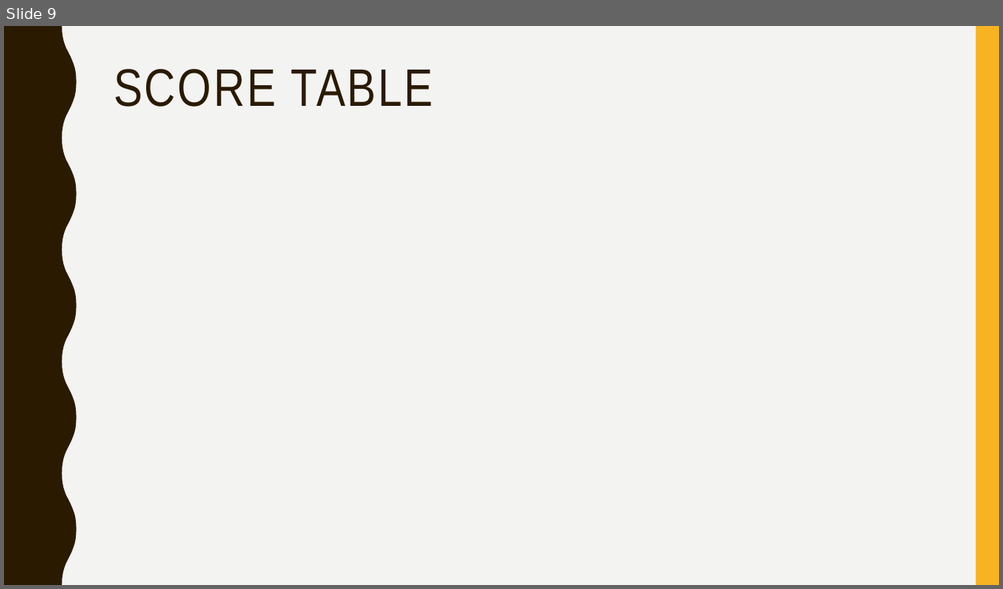
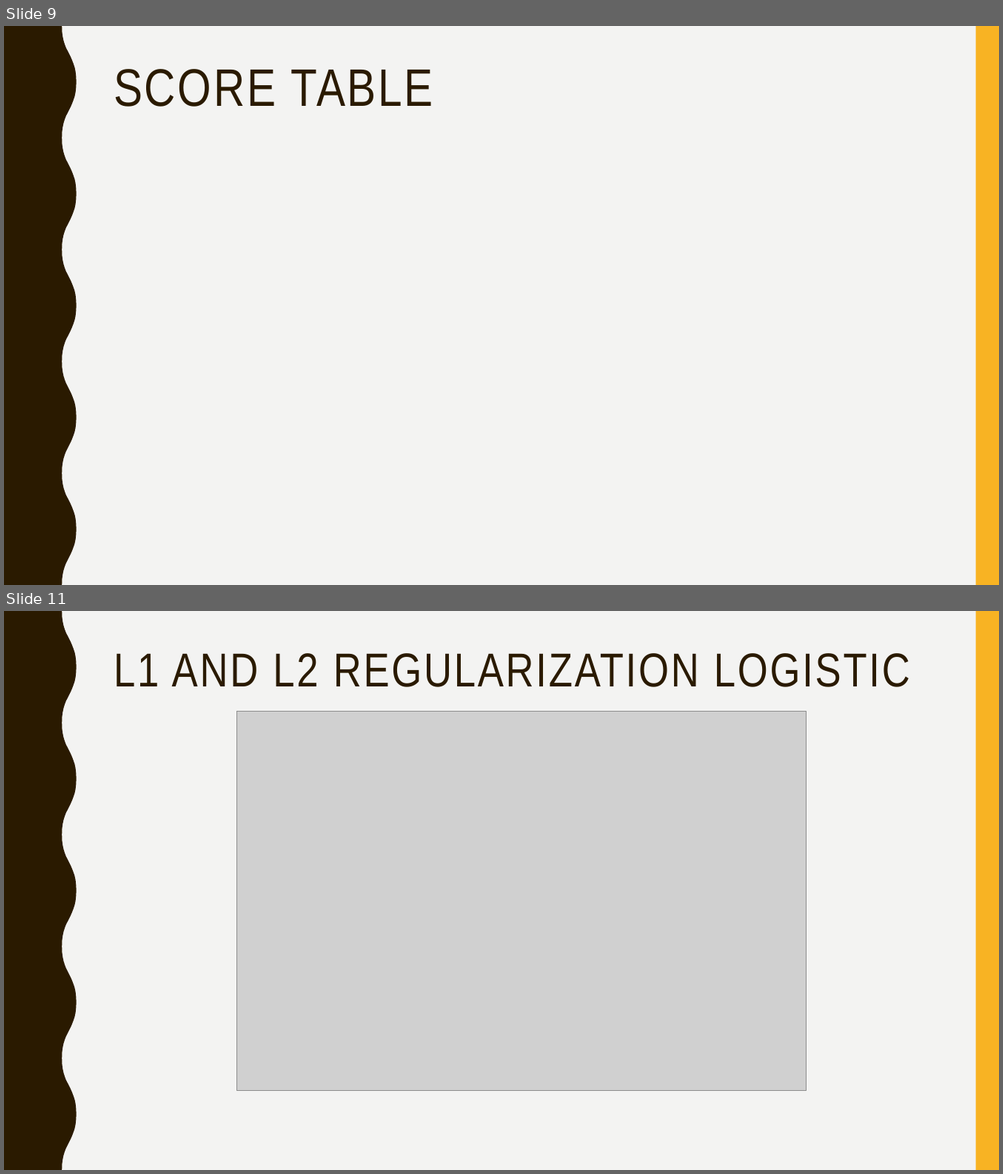
Before and after one commit to haonanou/MachineLearning_FinalProject, a slide deck: slides/ppt.pptx. Shown one above the other, each under a label of ours: slide 9 before the commit, slides 9 and 11 after it; the slides between them are not shown. The pictures are 1003x589 and 1003x1174 pixels, drawn with LibreOffice and Linux fonts; fonts in the diff are those of the drawing; grey boxes stand for pictures. Boxes give left, top, right and bottom in pixels: in the first picture for what was removed or moved away, otherwise in the second. Text is boxed around its words. In the diff, an @@ line names an element or a change of style, - is before the commit and + after.

```diff
--- a/slides/ppt.pptx
+++ b/slides/ppt.pptx
@@ slide 11 added at bbox=[4, 611, 999, 1170], background #F3F3F2; not listed: 2 template elements that a slide beside it also shows @@
@@ title added at bbox=[114, 653, 910, 687], 45.9 pt, text #2A1A00 @@
+L1 AND L2 REGULARIZATION LOGISTIC
@@ picture added at bbox=[237, 712, 805, 1091] @@
```
Also in this commit, not shown: 1 other slide added.
